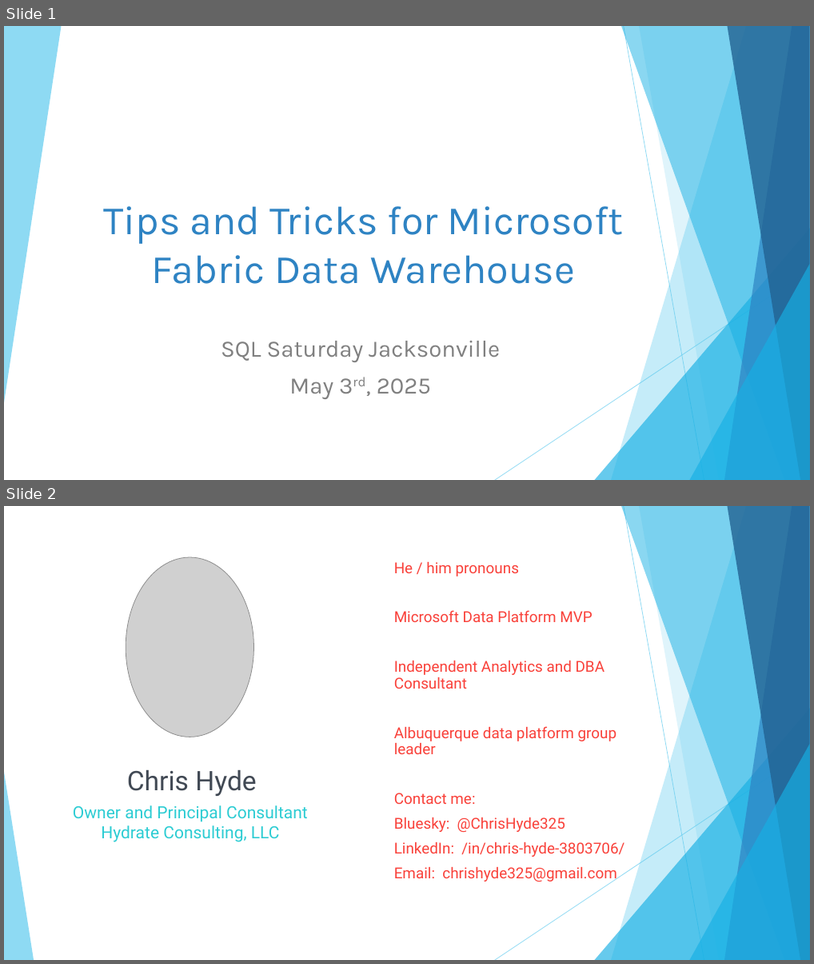
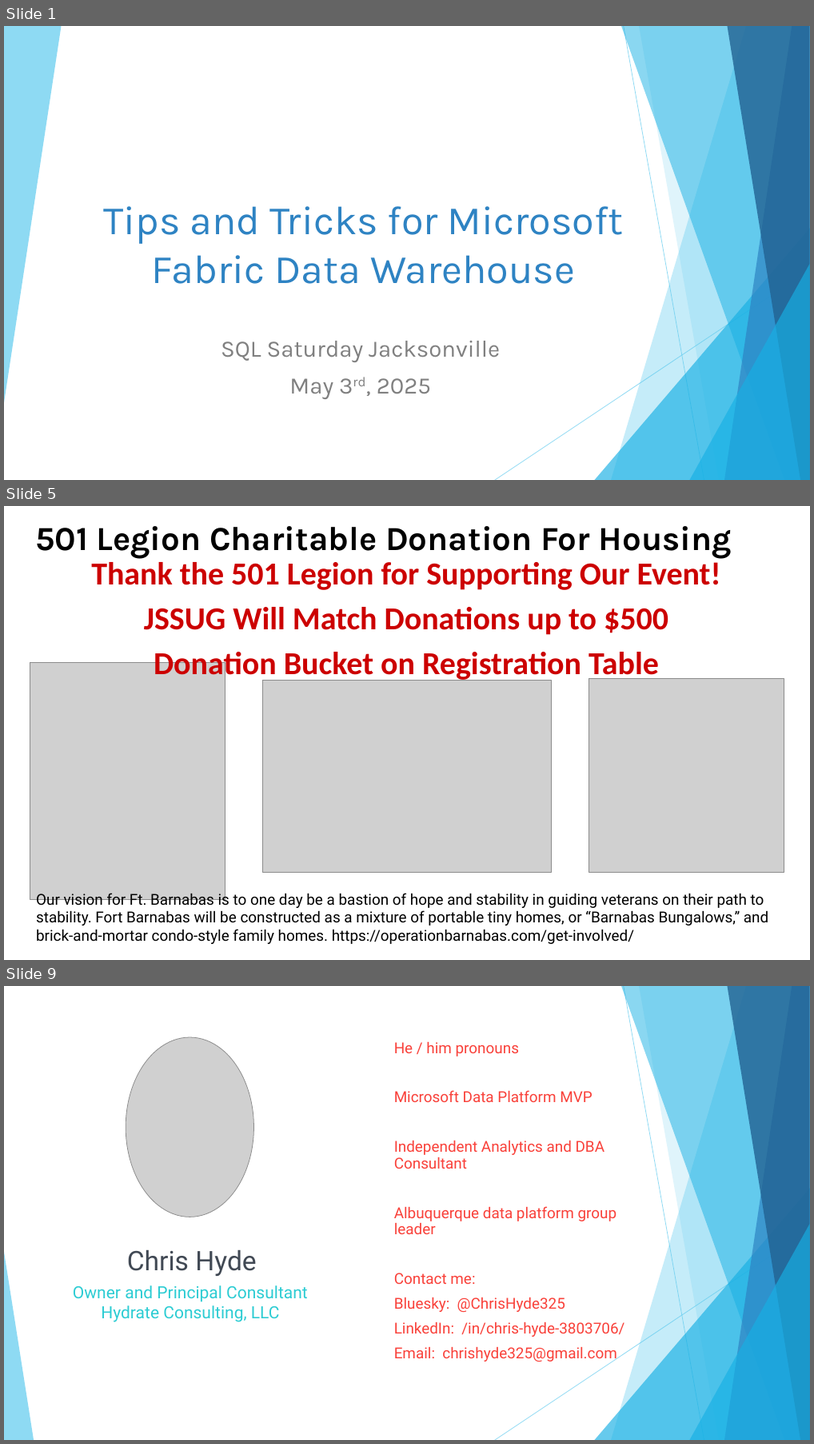
Before and after one commit to DrJekyll325/Presentations, a slide deck: Microsoft Fabric/Tips and Tricks for Microsoft Fabric Data Warehouse/20250503 - SQL Saturday Jacksonville - Tips and Tricks for Microsoft Fabric Data Warehouse.pptx. Shown one above the other, each under a label of ours: slides 1 and 2 before the commit, slides 1, 5 and 9 after it; the slides between them are not shown. The pictures are 814x964 and 814x1444 pixels, drawn with LibreOffice and Linux fonts; fonts in the diff are those of the drawing; grey boxes stand for pictures. Boxes give left, top, right and bottom in pixels: in the first picture for what was removed or moved away, otherwise in the second. Text is boxed around its words. In the diff, an @@ line names an element or a change of style, - is before the commit and + after.

```diff
--- a/Microsoft Fabric/Tips and Tricks for Microsoft Fabric Data Warehouse/20250503 - SQL Saturday Jacksonville - Tips and Tricks for Microsoft Fabric Data Warehouse.pptx
+++ b/Microsoft Fabric/Tips and Tricks for Microsoft Fabric Data Warehouse/20250503 - SQL Saturday Jacksonville - Tips and Tricks for Microsoft Fabric Data Warehouse.pptx
@@ slide 5 added at <box>4,506,810,960</box>, background #FFFFFF @@
@@ title added at <box>35,526,732,559</box>, 40 pt, text #000000, bold @@
+501 Legion Charitable Donation For Housing
@@ text added at <box>91,557,722,682</box>, 38.1 pt, text #CC0000, bold @@
+Thank the 501 Legion for Supporting Our Event!
+JSSUG Will Match Donations up to $500
+Donation Bucket on Registration Table
@@ picture added at <box>30,662,226,900</box> @@
@@ picture added at <box>263,680,551,872</box> @@
@@ picture added at <box>590,679,785,872</box> @@
@@ text added at <box>36,891,769,944</box>, 18 pt, text #000000 @@
+Our vision for Ft. Barnabas is to one day be a bastion of hope and stability in guiding veterans on their path to stability. Fort Barnabas will be constructed as a mixture of portable tiny homes, or “Barnabas Bungalows,” and brick-and-mortar condo-style family homes. https://operationbarnabas.com/get-involved/
@@ what was slide 2 is now slide 9 @@
```
Also in this commit, not shown: 19 slides changed, 8 other slides added, 1 slide removed.
